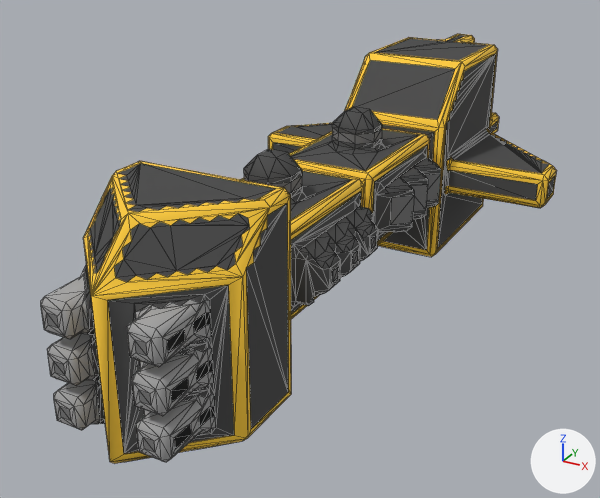
An edit to the OBJ model src/jsMain/resources/meshes/mechyrdia-4-civitas-class.obj, drawn before and after from the same camera.
Camera for both pictures: a 50 mm camera at (37.1, -76.7, -37.1) aimed at (-2.8, -4.3, -73.3). Lighting does not change. The marker at lower right points along +X, +Y and +Z. Mesh edges are drawn as thin lines. Where no turn or scale is listed for an object, it has been applied to the vertices.

The first picture shows 'mechyrdia-4-civitas-class'.
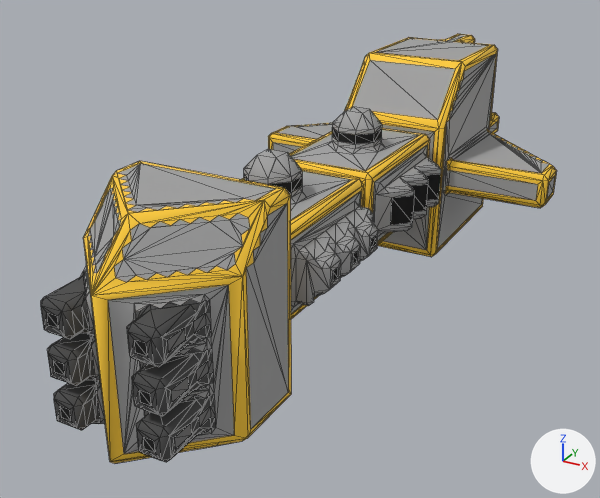
The newer file is also turned or shifted as a whole; pictures and numbers use the older file's frame.

What the commit changed:
me_mechyrdia_4_civitas_class is used by ob_mechyrdia_4_civitas_class; location (0.0, 0.0, 0.0).
me_mechyrdia_4_civitas_class had 2018 vertices, 3696 faces and spanned x -18.5..18.5, y -39.0..39.0, z -79.4..-56.3.
me_mechyrdia_4_civitas_class now has 2008 vertices, 3688 faces and spans x -18.5..18.5, y -39.0..39.0, z -79.4..-56.3.
me_mechyrdia_4_civitas_class part 1: 4 vertices moved from x -4.0..4.0, y -35.5..-35.2, z -72.1..-63.9 to x -4.5..3.7, y -35.5..-34.5, z -72.1..-63.9; 11 vertices removed from x -5.0..6.8, y -36.2..-29.3, z -75.6..-59.1; 11 vertices added at x -6.0..7.5, y -35.5..-28.5, z -77.4..-58.3.
me_mechyrdia_4_civitas_class part 2: 7 vertices removed from x -8.0..13.5, y 1.0..24.5, z -69.9..-60.9; 2 vertices added at x 1.5..8.0, y 1.5..8.0, z -69.8..-62.8.
me_mechyrdia_4_civitas_class part 3: 1 vertex moved from x -1.0, y -16.0, z -59.9 to x -1.0, y -16.5, z -60.4.
me_mechyrdia_4_civitas_class part 4: 2246 kept faces spanning x -18.5..18.5, y -39.0..39.0, z -79.4..-56.4 get new texture (UV) coordinates.

Changed parts and their boxes (x1, y1, x2, y2) in the pictures (600 x 498 px; the box of a moved part takes in the faces that stretch with it):
part 1 of me_mechyrdia_4_civitas_class, moved or reshaped: before (87, 213, 250, 407); after (83, 171, 267, 464)
part 2 of me_mechyrdia_4_civitas_class, cut back: before (439, 62, 462, 128); after (353, 147, 377, 154)
part 3 of me_mechyrdia_4_civitas_class, moved or reshaped: (244, 155, 257, 175) in both
part 4 of me_mechyrdia_4_civitas_class, surface changed: (41, 35, 555, 462) in both
